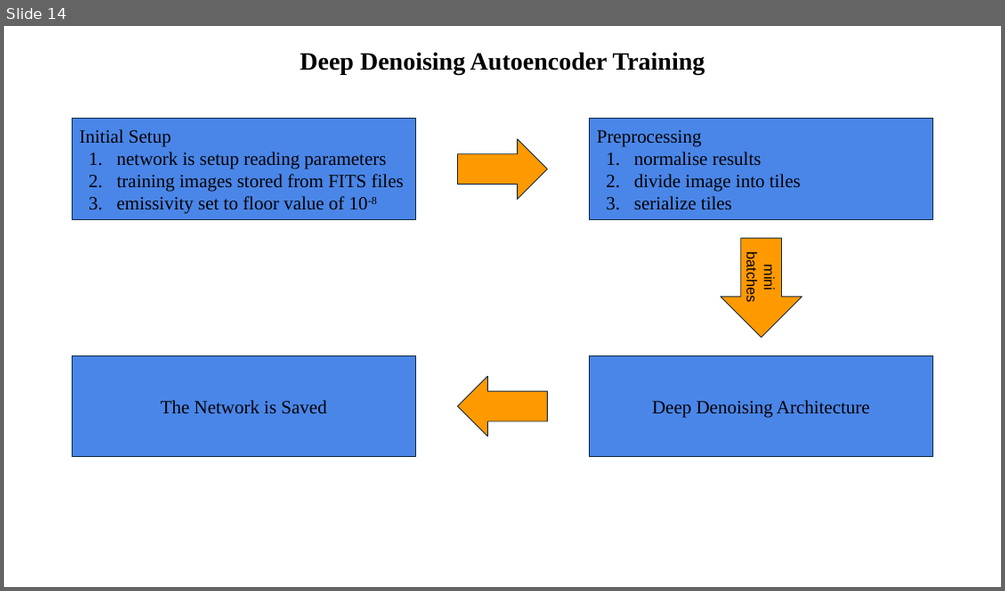
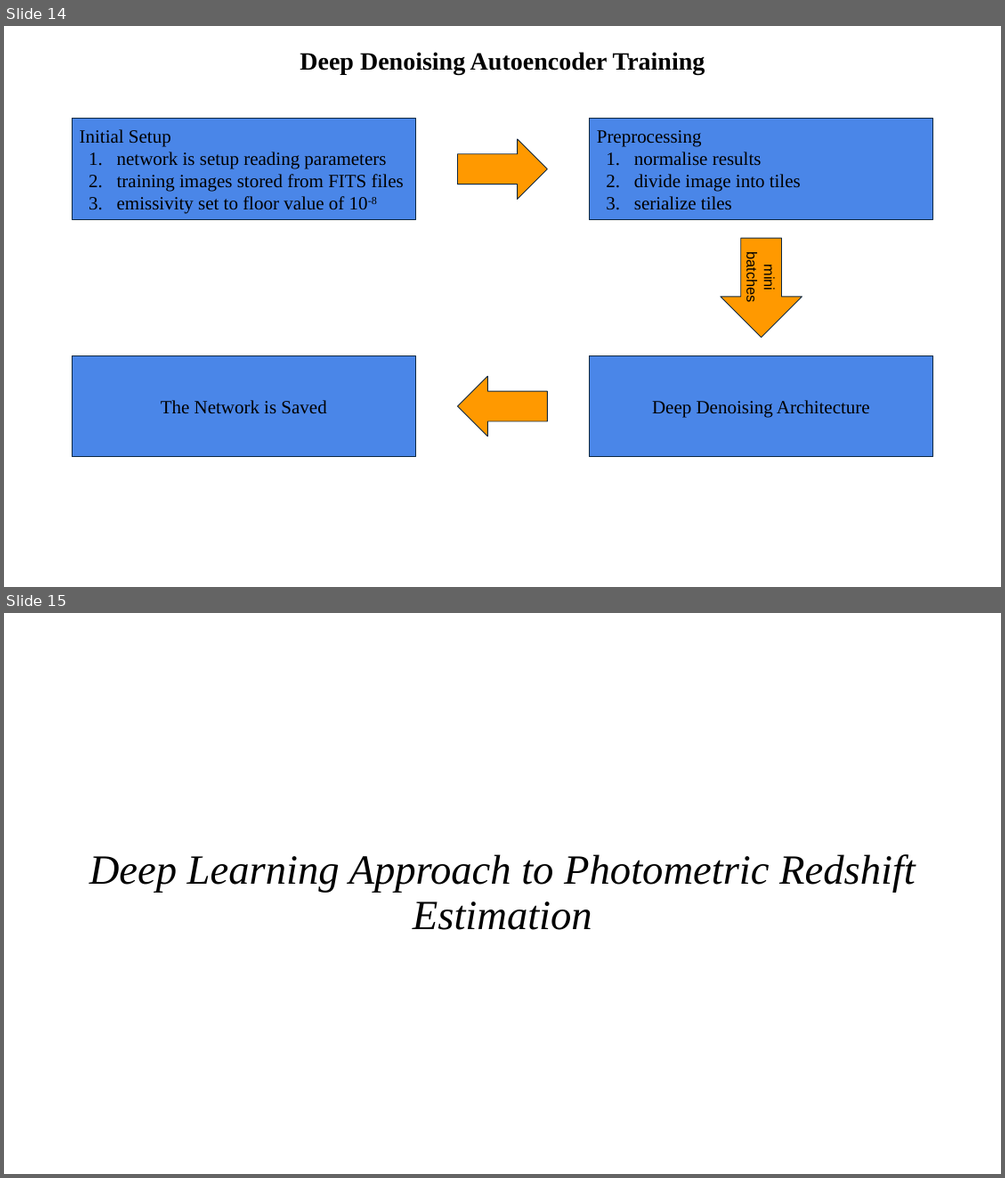
Before and after one commit to Tazering/Research, a slide deck: fox_multimessenger-astronomy/documentation/Model Architectures.pptx. Shown one above the other, each under a label of ours: slide 14 before the commit, slides 14 and 15 after it. The pictures are 1005x591 and 1005x1178 pixels, drawn with LibreOffice and Linux fonts; fonts in the diff are those of the drawing. Boxes give left, top, right and bottom in pixels: in the first picture for what was removed or moved away, otherwise in the second. Text is boxed around its words. In the diff, an @@ line names an element or a change of style, - is before the commit and + after.

```diff
--- a/fox_multimessenger-astronomy/documentation/Model Architectures.pptx
+++ b/fox_multimessenger-astronomy/documentation/Model Architectures.pptx
@@ slide 15 added at (x1=4, y1=613, x2=1001, y2=1174), background #FFFFFF @@
@@ title added at (x1=89, y1=854, x2=915, y2=930), 40 pt, text #000000, italic @@
+Deep Learning Approach to Photometric Redshift Estimation
```
Also in this commit, not shown: 4 other slides added, 3 other files.
